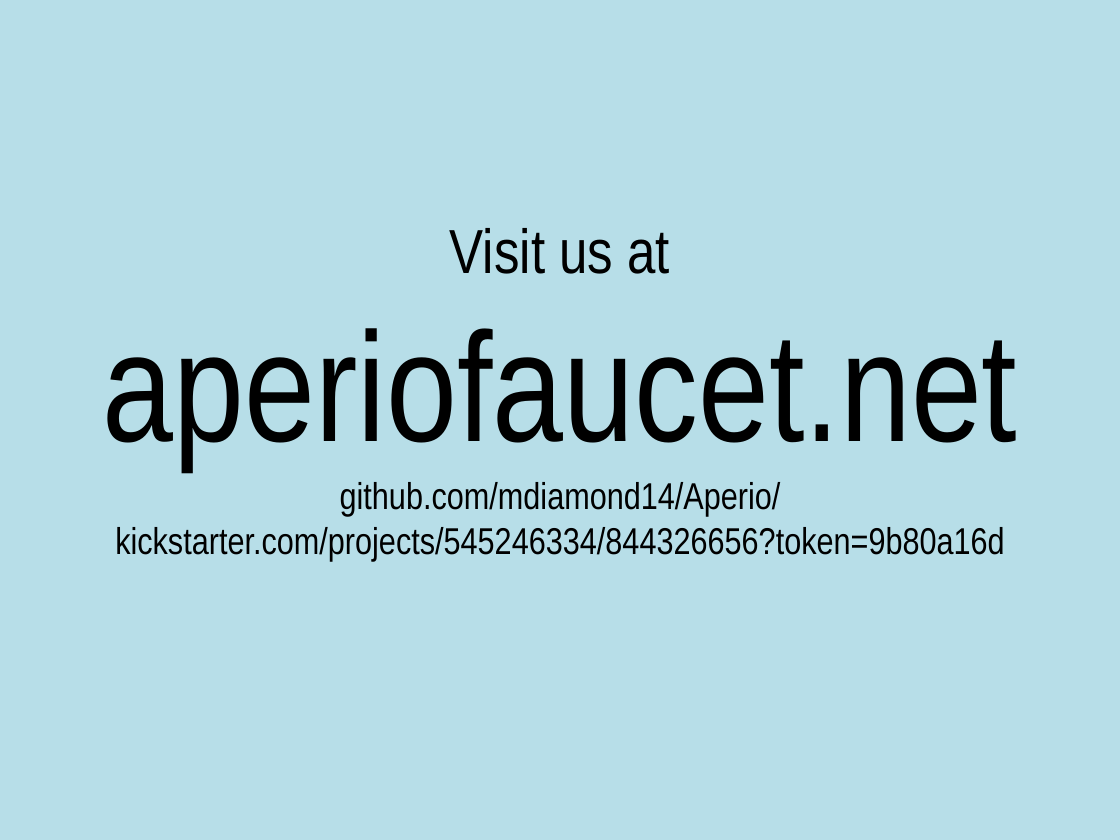
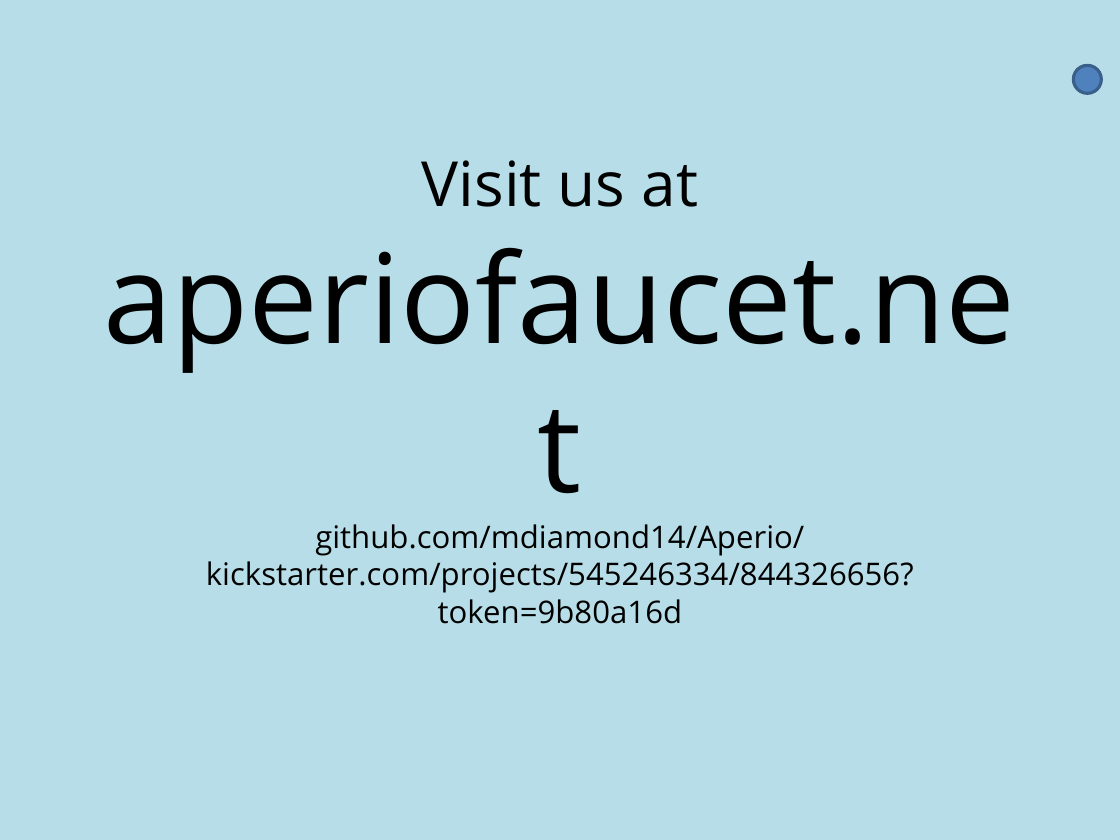
Before and after one commit to mdiamond14/Aperio, a slide deck: slide 10 of Presentation/final presentation v2.pptx. Drawn at 1120x840 pixels with LibreOffice and Linux fonts; fonts in the diff are those of the drawing. Boxes give left, top, right and bottom in pixels: in the first picture for what was removed or moved away, otherwise in the second. Text is boxed around its words. In the diff, an @@ line names an element or a change of style, - is before the commit and + after.

```diff
--- a/Presentation/final presentation v2.pptx
+++ b/Presentation/final presentation v2.pptx
@@ ellipse added at box(1073, 65, 1101, 93), fill #4F81BD, outline #3A5F8C 2 pt @@
@@ title "Visit us at aperiofaucet.net github.com/mdiamond14/Aperio/ ..." at box(103, 160, 1015, 624): size 100 to 80 pt in "aperiofaucet.net"; size 24 to 20 pt in "github.com/mdiamond14/Aperio/ kickstarter.com/projects/54524 ..."; font Arial Narrow to Open Sans @@
```
Also in this commit, not shown: 8 other slides changed, 1 slide added, 1 slide removed, 3 other files.
